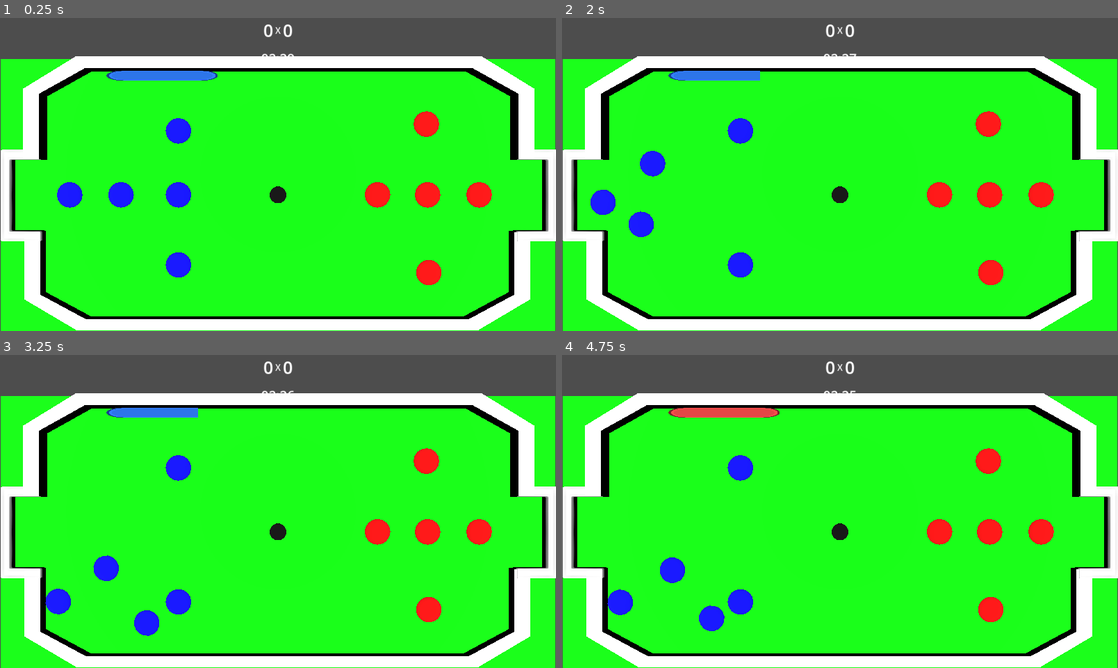
Above: before the commit, frames 1-4 (two rows, left to right).
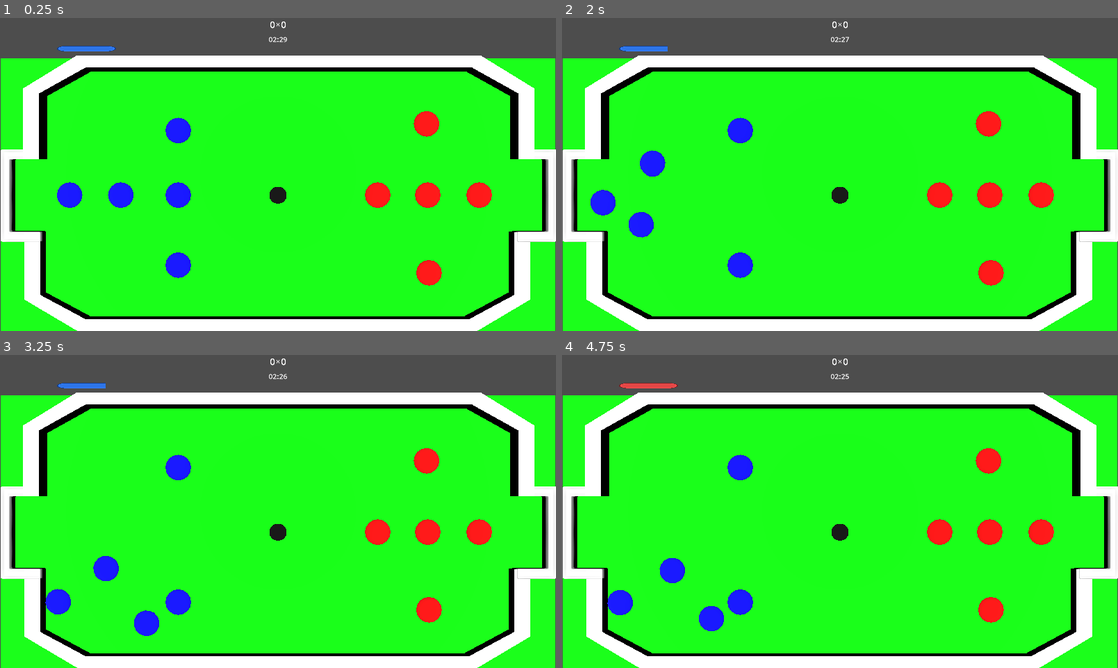
Above: after the commit, the same moments.

Repository: PelvicPsycho/ultimate-botao
Game: Godot game, scene res://MatchScene.tscn
The game is run twice, just before and just after one commit, with the same random seed, the same clock (stepped at 60 frames per second) and the same inputs.
Inputs (mouse positions are in pixels of both pictures, inside the frame that each line leads up to):
- Up to frame 1 (0.25 s): no input
- Up to frame 2 (2 s): tap Enter at 0.5 s; move the mouse to (962, 158) at 0.52 s; tap 1 at 0.6 s; click (962, 158) at 0.67 s; tap Space at 1.25 s; drag from (728, 190) to (812, 237) at 1.27 s
- Up to frame 3 (3.25 s): move the mouse to (333, 442) at 2.02 s; tap 3 at 2.1 s; click (333, 442) at 2.17 s; drag from (250, 574) to (111, 464) at 2.77 s
- Up to frame 4 (4.75 s): move the mouse to (1006, 558) at 3.52 s; tap 2 at 3.6 s; click (1006, 558) at 3.67 s; tap Enter at 4.25 s; drag from (673, 464) to (756, 433) at 4.27 s

The runs differ from the first frame. In frame 1, 1.8% of the frame differs, in the area x 0-100%, y 1-100%; in frame 2, 1.7%; in frame 3, 1.7%; in frame 4, 1.8%.

Commit message:
Config do export + alteração de resolução para 1080p

Diff:
--- a/project.godot
+++ b/project.godot
@@ -18,8 +18,9 @@
 
 [display]
 
-window/size/viewport_width=1024
-window/size/viewport_height=576
+window/size/viewport_width=1920
+window/size/viewport_height=1080
+window/stretch/mode="viewport"
 
 [global_group]
 
Not shown, changed: export_presets.cfg
